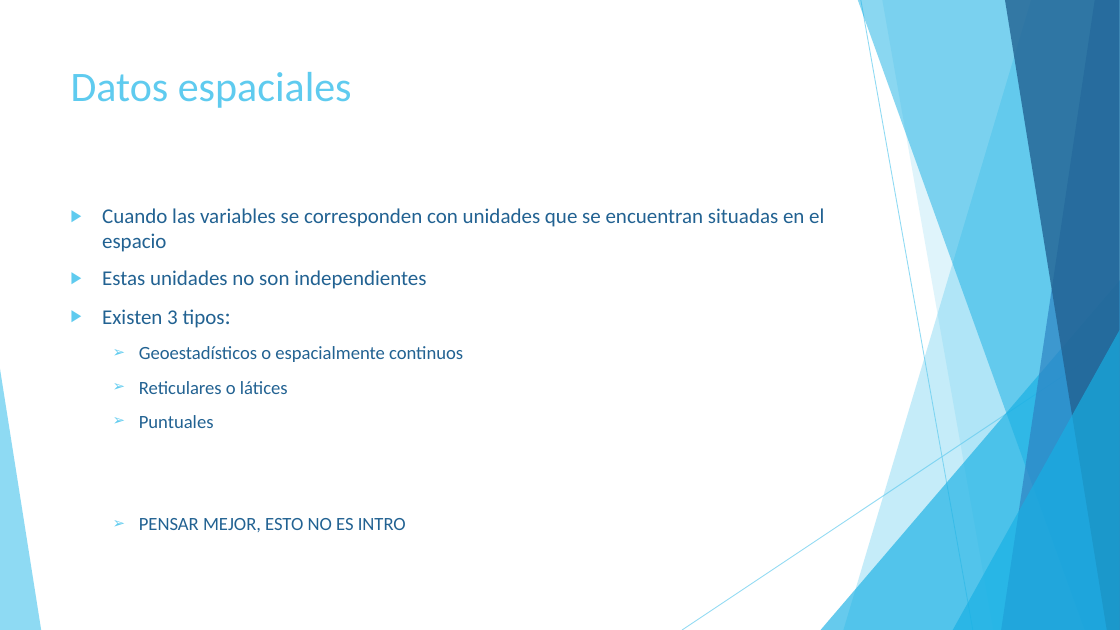
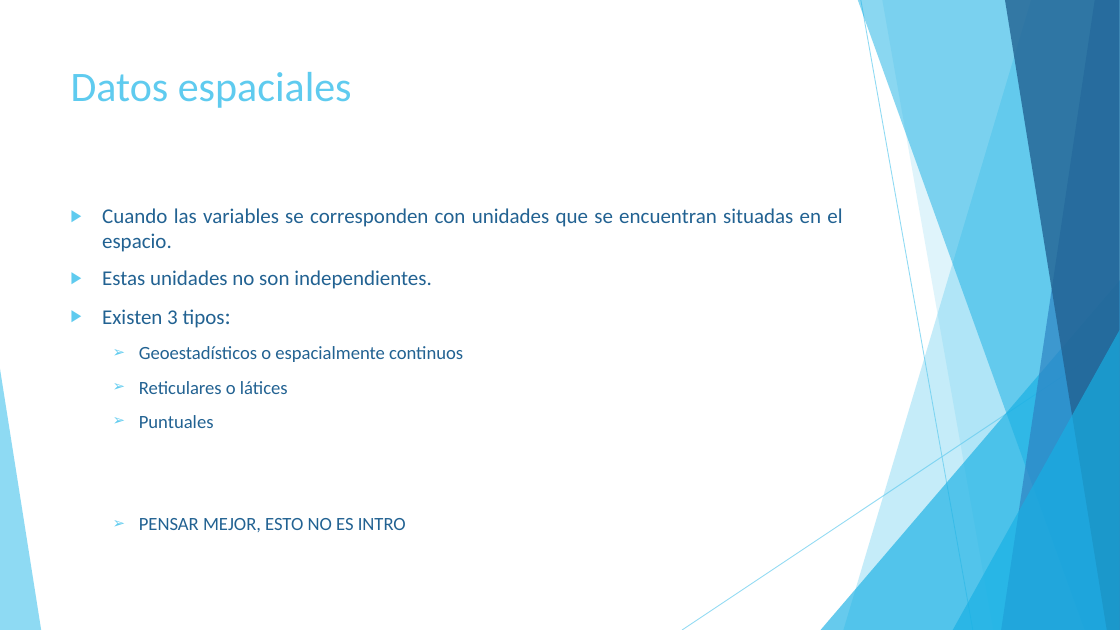
Before and after one commit to Seferra18/Tesina, a slide deck: slide 3 of ppt.pptx. Drawn at 1120x630 pixels with LibreOffice and Linux fonts; fonts in the diff are those of the drawing. Boxes give left, top, right and bottom in pixels: in the first picture for what was removed or moved away, otherwise in the second. Text is boxed around its words. In the diff, an @@ line names an element or a change of style, - is before the commit and + after.

```diff
--- a/ppt.pptx
+++ b/ppt.pptx
@@ text at (x1=102, y1=208, x2=842, y2=289): text changed @@
-▶ Cuando las variables se corresponden con unidades que se encuentran situadas en el espacio
-▶ Estas unidades no son independientes
+▶ Cuando las variables se corresponden con unidades que se encuentran situadas en el espacio.
+▶ Estas unidades no son independientes.
```
Also in this commit, not shown: 11 other slides changed, 8 slides added.
